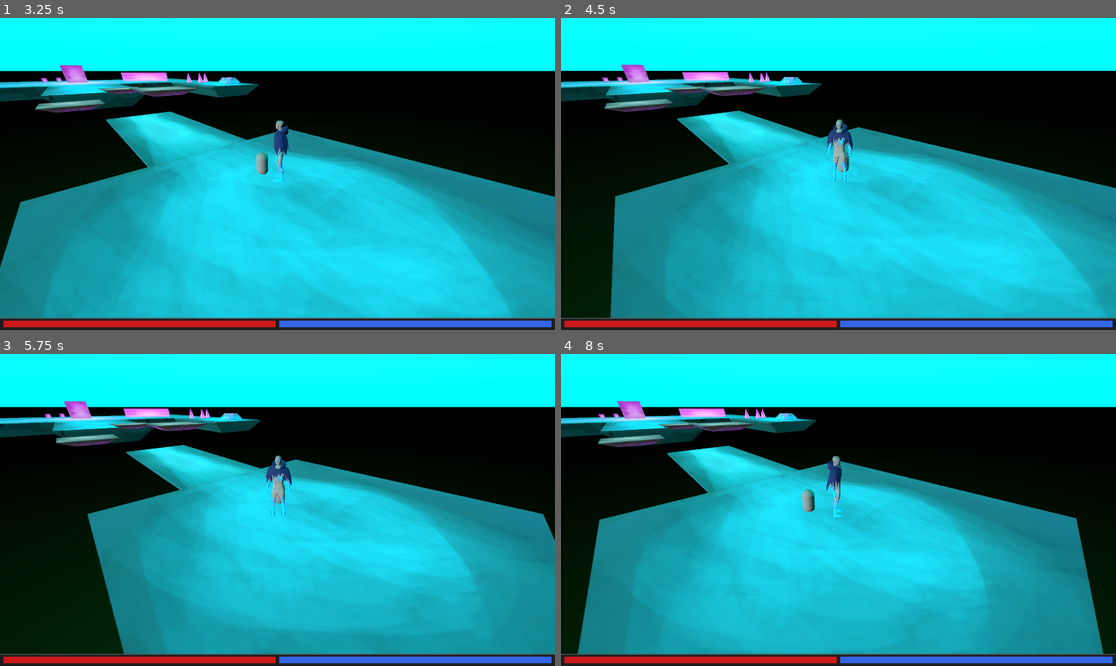
Above: before the commit, frames 1-4 (two rows, left to right).
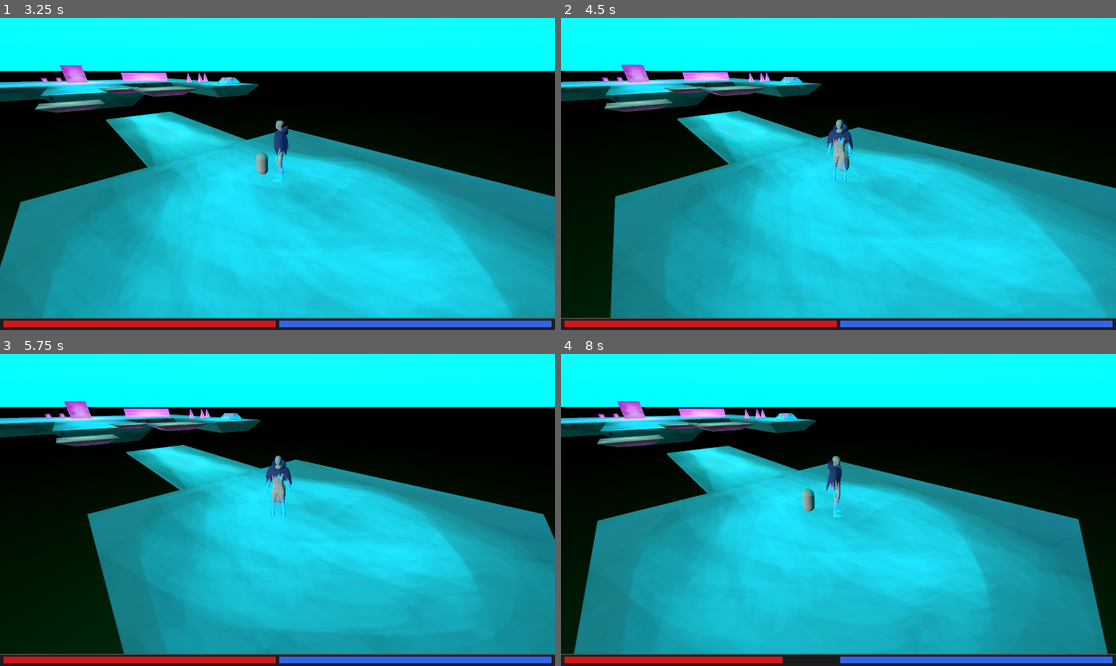
Above: after the commit, the same moments.

Repository: 1p22geo/AWARE_v0
Game: Godot game, scene res://scenes/UI/MainMenu/MainMenu.tscn
Two runs of this game, one before a commit and one after it. Both use one fixed random seed, a clock stepped at 60 frames per second and the inputs below.
Inputs (mouse positions are in pixels of both pictures, inside the frame that each line leads up to):
- Up to frame 1 (3.25 s): click "BE AWARE" at 0.5 s; tap Enter at 1.25 s; move the mouse to (249, 236) at 1.27 s; hold W (move_forward) 1.28-2 s; tap Space (jump) at 1.35, 1.52, 1.82, 3.05 s; click (249, 236) at 1.42 s; drag from (444, 220) to (249, 236) at 2.02 s; move the mouse to (111, 127) at 2.77 s; hold A (move_left) from 2.78 s (still down); tap Alt at 2.85 s
- Up to frame 2 (4.5 s): release A (move_left) at 3.5 s; drag from (866, 174) to (672, 127) at 3.52 s; tap Space (jump) at 4.25, 4.35 s; move the mouse to (755, 96) at 4.27 s; hold S (move_backward) from 4.28 s (still down)
- Up to frame 3 (5.75 s): tap Space (jump) at 4.52, 4.82 s; release S (move_backward) at 5 s; drag from (399, 494) to (194, 432) at 5.02 s
- Up to frame 4 (8 s): tap Enter at 5.75 s; move the mouse to (727, 525) at 5.77 s; hold W (move_forward) 5.78-6.5 s; tap Alt at 5.85 s; click (727, 525) at 5.92 s; tap Space (jump) at 6.05, 7.35, 7.52, 7.82 s; drag from (894, 441) to (727, 525) at 6.52 s; move the mouse to (810, 572) at 7.27 s; hold D (move_right) from 7.28 s (still down)

Frame 1 is identical in both runs. In frame 2, less than 0.1% of the frame differs, in the area x 8-99%, y 17-94%; in frame 3, less than 0.1%; in frame 4, 1.0%, in the area x 2-99%, y 15-100%.

Commit message:
feat: Damage system

Diff:
--- a/scenes/components/synergy_armor_regen.tres
+++ b/scenes/components/synergy_armor_regen.tres
@@ -11,13 +11,8 @@
 hp_bonus = 50.0
 speed_bonus = -2.0
 armor_bonus = 20.0
-damage_bonus = 0.0
-energy_regen_bonus = 0.0
-dash_power_bonus = 0.0
-jump_count_bonus = 0
 jump_disabled = true
 hp_mult = 2.0
 speed_mult = 0.5
 armor_mult = 2.0
-damage_mult = 1.0
 link_power_cost = 10.0
--- a/scenes/components/synergy_core_speed.tres
+++ b/scenes/components/synergy_core_speed.tres
@@ -8,14 +8,9 @@
 description = "Core & Speed reduces damage by 50% but adds big speed"
 component_a = "Core Health"
 component_b = "Speed Module"
-hp_bonus = 0.0
 speed_bonus = 10.0
 armor_bonus = -5.0
-damage_bonus = 0.0
-energy_regen_bonus = 0.0
 dash_power_bonus = 5.0
-jump_count_bonus = 0
-jump_disabled = false
 hp_mult = 0.8
 speed_mult = 2.0
 armor_mult = 0.5
--- a/scenes/components/synergy_jump_regen.tres
+++ b/scenes/components/synergy_jump_regen.tres
@@ -8,16 +8,8 @@
 description = "Jump & Regen provides an extra jump"
 component_a = "Jump Module"
 component_b = "Regen Nano-bots"
-hp_bonus = 0.0
 speed_bonus = 1.0
-armor_bonus = 0.0
-damage_bonus = 0.0
 energy_regen_bonus = 2.0
-dash_power_bonus = 0.0
 jump_count_bonus = 1
-jump_disabled = false
-hp_mult = 1.0
 speed_mult = 1.1
-armor_mult = 1.0
-damage_mult = 1.0
 link_power_cost = 4.0
--- a/src/characters/Enemies/Enemy1States/follow.gd
+++ b/src/characters/Enemies/Enemy1States/follow.gd
@@ -4,10 +4,13 @@
 @onready var movement_component: MovementComponent = get_parent().get_parent().get_parent().get_node("MovementComponent") as MovementComponent
 
 @export var speed: float = 1.5
-
+@export var attack_range: float = 1.5
+@export var attack_cooldown: float = 1.0
+@export var damage: float = 10.0
 
 var enemy : CharacterBody3D
 var player : CharacterBody3D
+var attack_timer: float = 0.0
 
 func Enter():
 	enemy = get_parent().get_parent().get_parent() as CharacterBody3D
@@ -18,6 +21,7 @@
 	if not movement_component:
 		return
 	movement_component.speed = speed
+	attack_timer = 0.0
 
 
 func Update(_delta: float):
@@ -25,13 +29,35 @@
 		Change.emit(self, "wanderState")
 		return
 
+	var dist = enemy.global_position.distance_to(player.global_position)
+
 	# Sprawdź czy gracz jest nadal widoczny
-	if enemy.global_position.distance_to(player.global_position) > 15.0:
+	if dist > 15.0:
 		Change.emit(self, "wanderState")
 		return
 
-	var direction = (player.global_position - enemy.global_position).normalized()
-	movement_component.move_direction = direction
+	# Attack if in range
+	if dist <= attack_range:
+		attack_timer += _delta
+		if attack_timer >= attack_cooldown:
+			attack_player()
+			attack_timer = 0.0
+		movement_component.move_direction = Vector3.ZERO
+	else:
+		attack_timer = 0.0
+		var direction = (player.global_position - enemy.global_position).normalized()
+		movement_component.move_direction = direction
+
+func attack_player() -> void:
+	if not player:
+		return
+	var health = player.get_node_or_null("HealthComponent") as Node
+	var armor = 0.0
+	var player_comp_mgr = player.get_node_or_null("ComponentManager")
+	if player_comp_mgr and player_comp_mgr.has_method("get_total_armor"):
+		armor = player_comp_mgr.get_total_armor()
+	if health and health.has_method("take_damage"):
+		health.take_damage(damage, armor)
 
 func Physics_Update(_delta: float):
 	if not movement_component or not enemy:
--- a/src/core/PlayerController.gd
+++ b/src/core/PlayerController.gd
@@ -23,9 +23,25 @@
 		if result:
 			movement.look_target = result.position
 
+const VOID_Y_THRESHOLD := -10.0
+const VOID_DAMAGE := 25.0
+
 func _physics_process(delta):
 	if body == null or camera == null or movement == null:
 		return
+
+	# Handle void damage
+	if body.global_position.y < VOID_Y_THRESHOLD:
+		var health = body.get_node_or_null("HealthComponent") as Node
+		var comp_mgr = body.get_node_or_null("ComponentManager")
+		var armor = 0.0
+		if comp_mgr and comp_mgr.has_method("get_total_armor"):
+			armor = comp_mgr.get_total_armor()
+		if health and health.has_method("take_damage"):
+			health.take_damage(VOID_DAMAGE, armor)
+			# Teleport back above the platform
+			body.global_position = Vector3(0, 5, 0)
+			body.velocity = Vector3.ZERO
 
 	# Handle jump input
 	if Input.is_action_just_pressed("jump"):
--- a/src/core/components/component_manager.gd
+++ b/src/core/components/component_manager.gd
@@ -12,6 +12,7 @@
 var equipped_nodes: Dictionary = {} # ID: { "data": ComponentData, "position": Vector2 }
 var connections: Array = [] # [ { "from": ID, "to": ID } ]
 var total_power_cost: float = 0.0
+var total_armor: float = 0.0
 
 func _ready() -> void:
 	_find_ui_and_connect.call_deferred()
@@ -62,7 +63,7 @@
 	var total_jump_height := 0.0
 	var total_jump_count := 1
 	var total_regen := 0.0
-	var total_armor := 0.0
+	var calculated_armor := 0.0
 	var total_damage := 0.0
 	var current_power := 0.0
 	var jump_disabled := false
@@ -76,7 +77,7 @@
 		total_jump_height += comp.dash_power
 		total_jump_count += comp.jump_count
 		total_regen += comp.energy_regen
-		total_armor += comp.armor
+		calculated_armor += comp.armor
 		total_damage += comp.damage
 		current_power += comp.power_cost
 
@@ -98,7 +99,7 @@
 			   (syn.component_a == node_b.name and syn.component_b == node_a.name):
 				total_hp += syn.hp_bonus
 				total_speed += syn.speed_bonus
-				total_armor += syn.armor_bonus
+				calculated_armor += syn.armor_bonus
 				total_damage += syn.damage_bonus
 				total_regen += syn.energy_regen_bonus
 				total_jump_height += syn.dash_power_bonus
@@ -107,7 +108,7 @@
 
 				total_hp *= syn.hp_mult
 				total_speed *= syn.speed_mult
-				total_armor *= syn.armor_mult
+				calculated_armor *= syn.armor_mult
 				total_damage *= syn.damage_mult
 
 				active_synergies_details.append({
@@ -124,6 +125,7 @@
 				break
 
 	total_power_cost = current_power
+	self.total_armor = calculated_armor
 
 	if health_component:
 		var old_max = health_component.MAX_HEALTH
@@ -148,10 +150,13 @@
 		ui.update_total_bonuses({
 			"hp": total_hp,
 			"speed": total_speed,
-			"armor": total_armor,
+			"armor": calculated_armor,
 			"damage": total_damage,
 			"power_cost": total_power_cost,
 			"max_power": max_power,
 			"synergies": active_synergies_details,
 			"synergized_connections": synergized_connections
 		})
+
+func get_total_armor() -> float:
+	return total_armor
--- a/src/core/components/health_component.gd
+++ b/src/core/components/health_component.gd
@@ -19,8 +19,9 @@
 	if regen_rate > 0.0 and health < MAX_HEALTH:
 		heal(regen_rate * delta)
 
-func take_damage(amount):
-	health -= amount
+func take_damage(amount: float, armor: float = 0.0) -> void:
+	var reduced = amount * (1.0 - armor / (armor + 100.0))  # diminishing returns formula
+	health -= reduced
 	if health <= 0:
 		health = 0
 		die.emit()
Not shown: 1 places in scenes/components/synergy_armor_regen.tres that only renumber resources
Not shown: 1 places in scenes/components/synergy_core_speed.tres that only renumber resources
Not shown: 1 places in scenes/components/synergy_jump_regen.tres that only renumber resources
